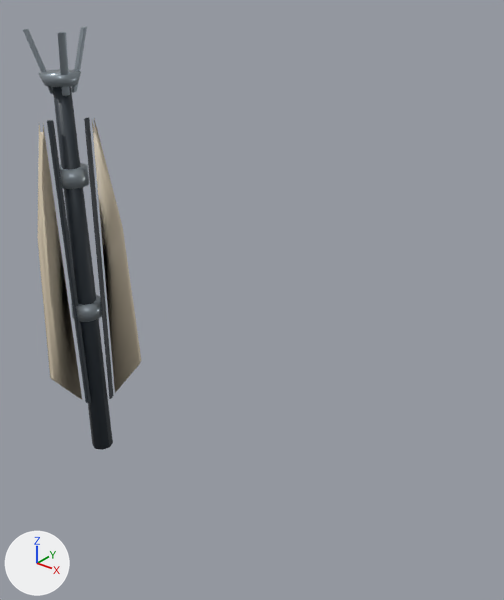
Renders of the Blender file unity-vfx-preview/Art/Objectives.blend from each side of a commit.
One viewpoint serves both versions: a 50 mm camera at (2.58, -1.91, 2.5) aimed at (0.95, 0.12, 1.24). Every picture has the same lights, and +X, +Y and +Z are marked at lower left. The first picture is the older version.

Names of what the first picture shows: 'Ceramic fin', 'Ceramic fin.001', 'Fin root', 'Fin root.001', 'Mast' and 6 more.
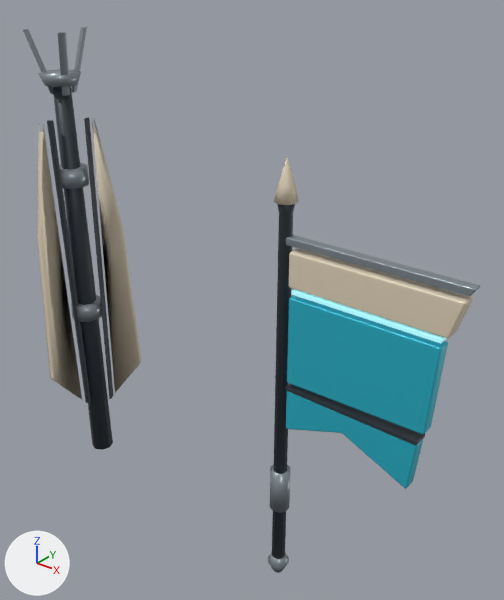
Patch to the scene script:
```diff
--- a/unity-vfx-preview/Art/Objectives.blend.py
+++ b/unity-vfx-preview/Art/Objectives.blend.py
@@ ob_tail_edge @@
+ob_tail_edge = bpy.data.objects.new('Tail edge', me_tail_edge)  # 56 vertices, 54 faces; spans x 0.04..0.6, y -0.033..0.033, z 0.99..1.005; in mat_graphite (greyish blue #303840)
+ob_tail_edge.parent = ob_factionstandard
+ob_tail_edge.location = (0.0, 0.0, 0.0)
@@ ob_factionstandard @@
+ob_factionstandard = bpy.data.objects.new('FactionStandard', None)
+ob_factionstandard.location = (1.2, 0.0, 0.0)
@@ ob_swallowtail @@
+ob_swallowtail = bpy.data.objects.new('Swallowtail', me_swallowtail)  # 70 vertices, 67 faces; spans x 0.04..0.599, y -0.03..0.03, z 0.783..0.99; in mat_faction (cyan #29b6cd)
+ob_swallowtail.parent = ob_factionstandard
+ob_swallowtail.location = (0.0, 0.0, 0.0)
@@ ob_faction_field @@
+ob_faction_field = bpy.data.objects.new('Faction field', me_faction_field)  # 56 vertices, 54 faces; spans x 0.04..0.64, y -0.03..0.03, z 1.02..1.39; in mat_faction (cyan #29b6cd)
+ob_faction_field.parent = ob_factionstandard
+ob_faction_field.location = (0.0, 0.0, 0.0)
@@ ob_header_light @@
+ob_header_light = bpy.data.objects.new('Header light', me_header_light)  # 56 vertices, 54 faces; spans x 0.06..0.64, y -0.038..0.038, z 1.41..1.425; in mat_glow (cyan #aaf3ff, glowing cyan #aaf3ff)
+ob_header_light.parent = ob_factionstandard
+ob_header_light.location = (0.0, 0.0, 0.0)
@@ ob_ceramic_header @@
+ob_ceramic_header = bpy.data.objects.new('Ceramic header', me_ceramic_header)  # 56 vertices, 54 faces; spans x 0.04..0.698, y -0.035..0.035, z 1.43..1.57; in mat_ceramic (beige #e1d3ba)
+ob_ceramic_header.parent = ob_factionstandard
+ob_ceramic_header.location = (0.0, 0.0, 0.0)
@@ ob_crossbar @@
+ob_crossbar = bpy.data.objects.new('Crossbar', me_crossbar)  # 56 vertices, 54 faces; spans x 0.0..0.718, y -0.02..0.02, z 1.585..1.615; in mat_alloy (grey #97a2aa)
+ob_crossbar.parent = ob_factionstandard
+ob_crossbar.location = (0.0, 0.0, 0.0)
@@ ob_finial @@
+ob_finial = bpy.data.objects.new('Finial', me_finial)  # 24 vertices, 18 faces; spans x -0.045..0.045, y -0.045..0.045, z 1.74..1.9; in mat_ceramic (beige #e1d3ba)
+ob_finial.parent = ob_factionstandard
+ob_finial.location = (0.0, 0.0, 0.0)
@@ ob_pommel @@
+ob_pommel = bpy.data.objects.new('Pommel', me_pommel)  # 30 vertices, 22 faces; spans x -0.0476..0.0476, y -0.05..0.05, z -0.02..0.08; in mat_alloy (grey #97a2aa)
+ob_pommel.parent = ob_factionstandard
+ob_pommel.location = (0.0, 0.0, 0.0)
@@ ob_grip @@
+ob_grip = bpy.data.objects.new('Grip', me_grip)  # a 10-sided cylinder along z spanning x -0.043..0.043, y -0.045..0.045, z 0.36..0.56; in mat_alloy (grey #97a2aa)
+ob_grip.parent = ob_factionstandard
+ob_grip.location = (0.0, 0.0, 0.0)
@@ ob_staff @@
+ob_staff = bpy.data.objects.new('Staff', me_staff)  # 30 vertices, 22 faces; spans x -0.03..0.03, y -0.03..0.03, z 0.0..1.74; in mat_graphite (greyish blue #303840)
+ob_staff.parent = ob_factionstandard
+ob_staff.location = (0.0, 0.0, 0.0)
```

Location of each change, [x1, y1, x2, y2] in pixels of the pictures (504 x 600 px):
'Faction field', added (cyan)
    after: [287, 295, 448, 434]
'Ceramic header', added (beige)
    after: [289, 248, 474, 338]
'Swallowtail', added (cyan)
    after: [286, 391, 423, 489]
'Staff', added
    after: [271, 204, 295, 572]
'Crossbar', added
    after: [286, 235, 481, 296]
'Tail edge', added
    after: [286, 384, 425, 446]
'Header light', added
    after: [292, 289, 447, 344]
'Grip', added
    after: [270, 464, 290, 513]
'Finial', added (beige)
    after: [274, 157, 299, 205]
'Pommel', added
    after: [268, 552, 289, 573]
